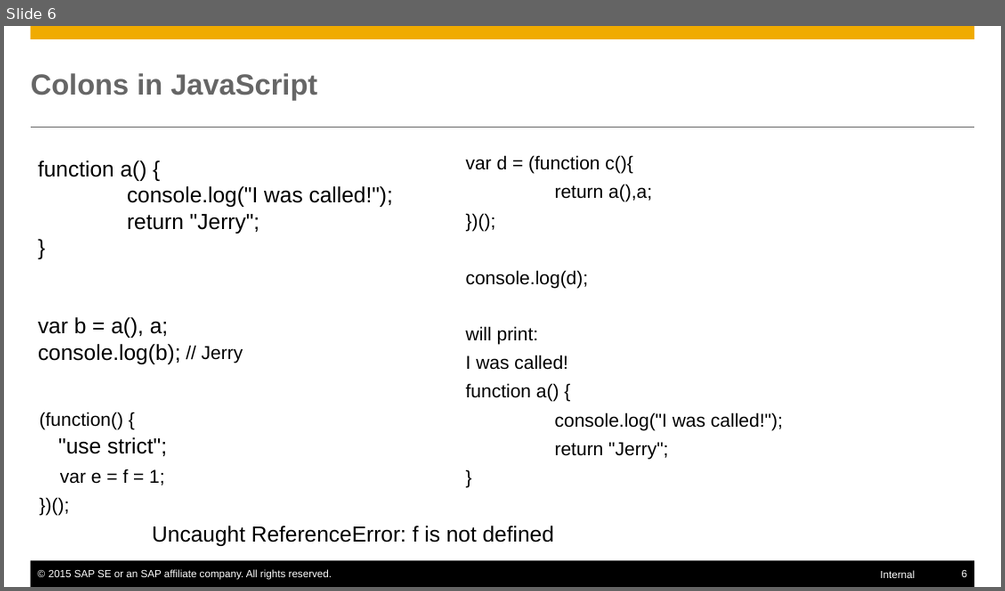
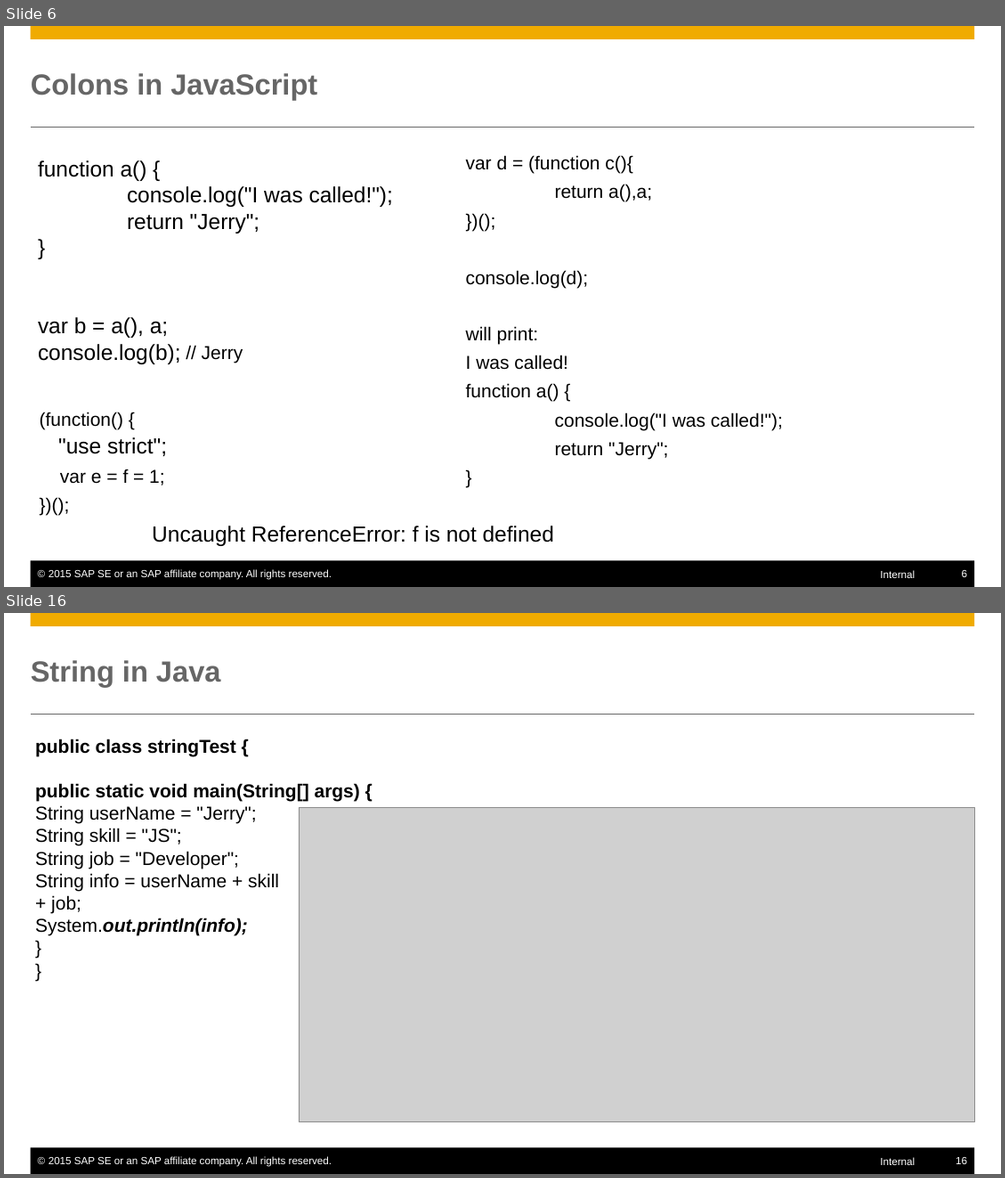
Before and after one commit to mxpang/jerryslide, a slide deck: 001_code_refact.pptx. Shown one above the other, each under a label of ours: slide 6 before the commit, slides 6 and 16 after it; the slides between them are not shown. The pictures are 1005x591 and 1005x1178 pixels, drawn with LibreOffice and Linux fonts; fonts in the diff are those of the drawing; grey boxes stand for pictures. Boxes give left, top, right and bottom in pixels: in the first picture for what was removed or moved away, otherwise in the second. Text is boxed around its words. In the diff, an @@ line names an element or a change of style, - is before the commit and + after.

```diff
--- a/001_code_refact.pptx
+++ b/001_code_refact.pptx
@@ slide 16 added at [4, 613, 1001, 1174], background #FFFFFF; not listed: 6 template elements that a slide beside it also shows @@
@@ title added at [31, 660, 221, 687], 28 pt, text #666666, bold @@
+String in Java
@@ text added at [35, 738, 360, 936], 18 pt, text #000000 @@
+public class stringTest {
+public static void main(String[] args) {
+String userName = "Jerry";
+String skill = "JS";
+String job = "Developer";
+String info = userName + skill
++ job;
+System.out.println(info);
+}
+}
@@ picture added at [299, 807, 974, 1122] @@
```
Also in this commit, not shown: 2 slides changed, 10 other slides added, 10 other files.
